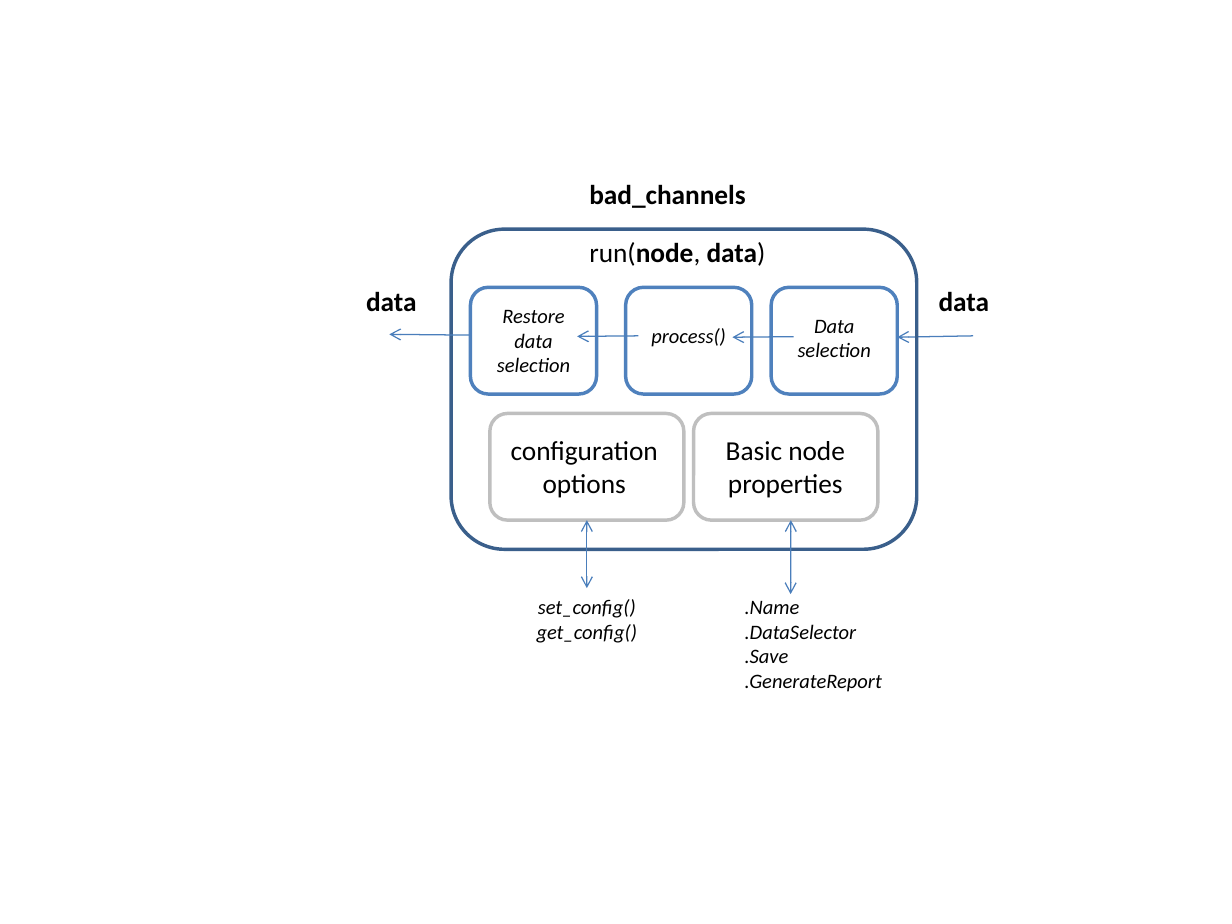
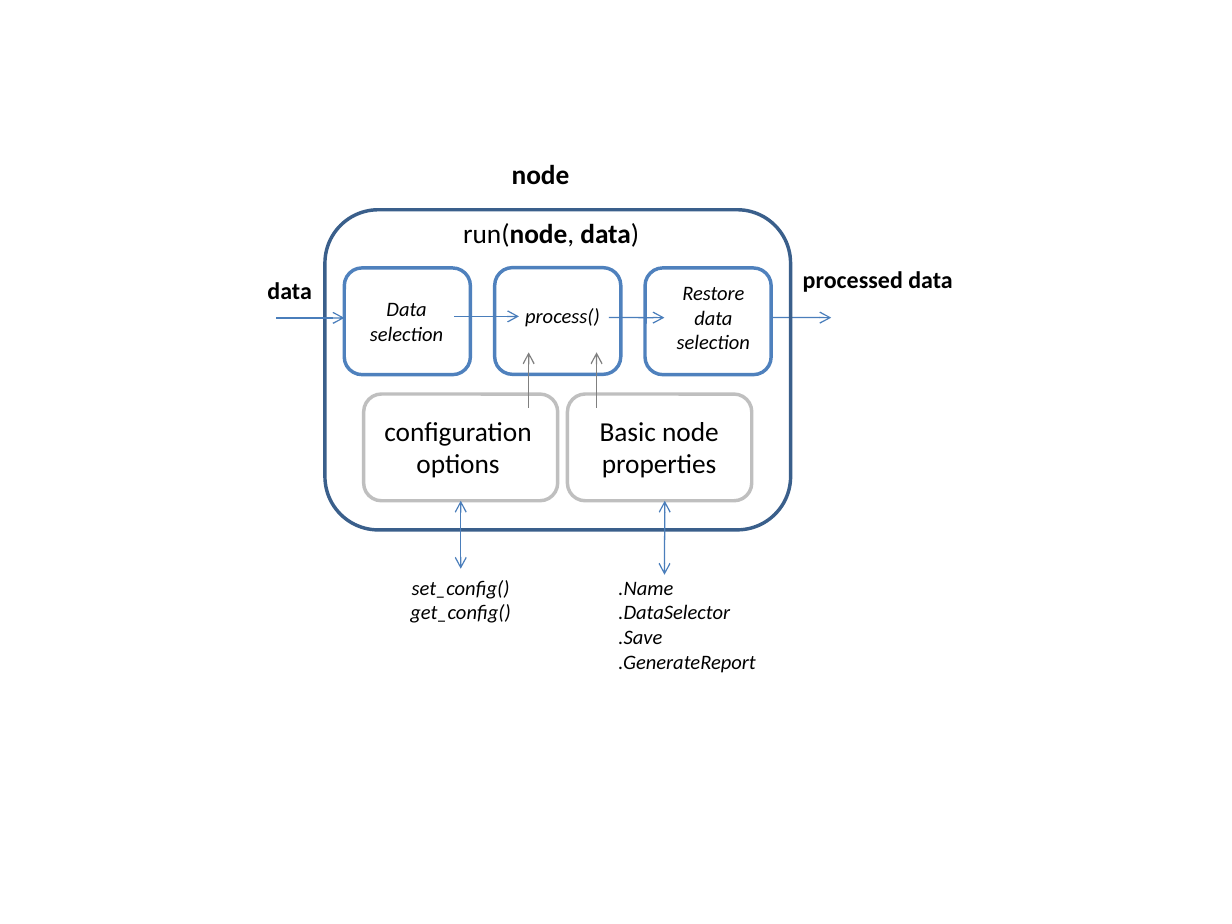
Before and after one commit to meegpipe/meegpipe, a slide deck: slide 4 of +meegpipe/+node/figs.pptx (slide 3 before the commit). Drawn at 1232x924 pixels with LibreOffice and Linux fonts; fonts in the diff are those of the drawing. Boxes give left, top, right and bottom in pixels: in the first picture for what was removed or moved away, otherwise in the second. Text is boxed around its words. In the diff, an @@ line names an element or a change of style, - is before the commit and + after.

```diff
--- a/+meegpipe/+node/figs.pptx
+++ b/+meegpipe/+node/figs.pptx
@@ text added at bbox=[512, 164, 570, 185], 16 pt, text #000000, bold @@
+node
@@ 6 texts, 1 rounded rectangle: place and size @@
-6 texts, 1 rounded rectangle at bbox=[451, 229, 917, 692]
+6 texts, 1 rounded rectangle at bbox=[325, 209, 791, 673]
@@ text removed at bbox=[589, 184, 745, 208] @@
-bad_channels
@@ rounded rectangle: place and size @@
-rounded rectangle at bbox=[771, 287, 897, 394]
+rounded rectangle at bbox=[345, 269, 471, 376]
@@ rounded rectangle: place and size @@
-rounded rectangle at bbox=[471, 287, 596, 394]
+rounded rectangle at bbox=[495, 267, 621, 375]
@@ rounded rectangle: place and size @@
-rounded rectangle at bbox=[626, 287, 752, 394]
+rounded rectangle at bbox=[646, 269, 771, 376]
@@ text "data": place and size @@
-text "data" at bbox=[366, 291, 417, 312]
+text "data" at bbox=[267, 282, 311, 299]
@@ text "data" at bbox=[267, 282, 311, 299]: size 16 to 14 pt @@
@@ text "Data selection": place and size @@
-text "Data selection" at bbox=[798, 320, 871, 357]
+text "Data selection" at bbox=[370, 303, 443, 341]
@@ text "Restore data selection": place and size @@
-text "Restore data selection" at bbox=[497, 310, 570, 372]
+text "Restore data selection" at bbox=[677, 287, 750, 349]
@@ text at bbox=[803, 271, 952, 292]: text changed; size 16 to 14 pt @@
-data
+processed data
@@ arrow moved from (973, 336) - (897, 338) to (276, 318) - (345, 318) @@
@@ arrow moved from (469, 335) - (389, 334) to (455, 317) - (519, 317) @@
@@ arrow moved from (638, 336) - (578, 336) to (609, 318) - (664, 318) @@
@@ arrow moved from (793, 336) - (732, 338) to (765, 318) - (832, 318) @@
@@ arrow added from (529, 408) to (529, 352), #808080 0.75 pt @@
@@ arrow added from (596, 408) to (596, 352), #808080 0.75 pt @@
@@ rounded rectangle: place and size @@
-rounded rectangle at bbox=[694, 414, 878, 521]
+rounded rectangle at bbox=[363, 394, 557, 501]
@@ rounded rectangle: place and size @@
-rounded rectangle at bbox=[490, 414, 684, 521]
+rounded rectangle at bbox=[568, 394, 753, 501]
@@ double arrow moved from (791, 594) - (791, 520) to (461, 569) - (461, 500) @@
@@ double arrow moved from (586, 588) - (586, 520) to (664, 575) - (665, 500) @@
```
Also in this commit, not shown: 1 other slide changed, 2 slides added, 1 slide removed, 2 other files.
